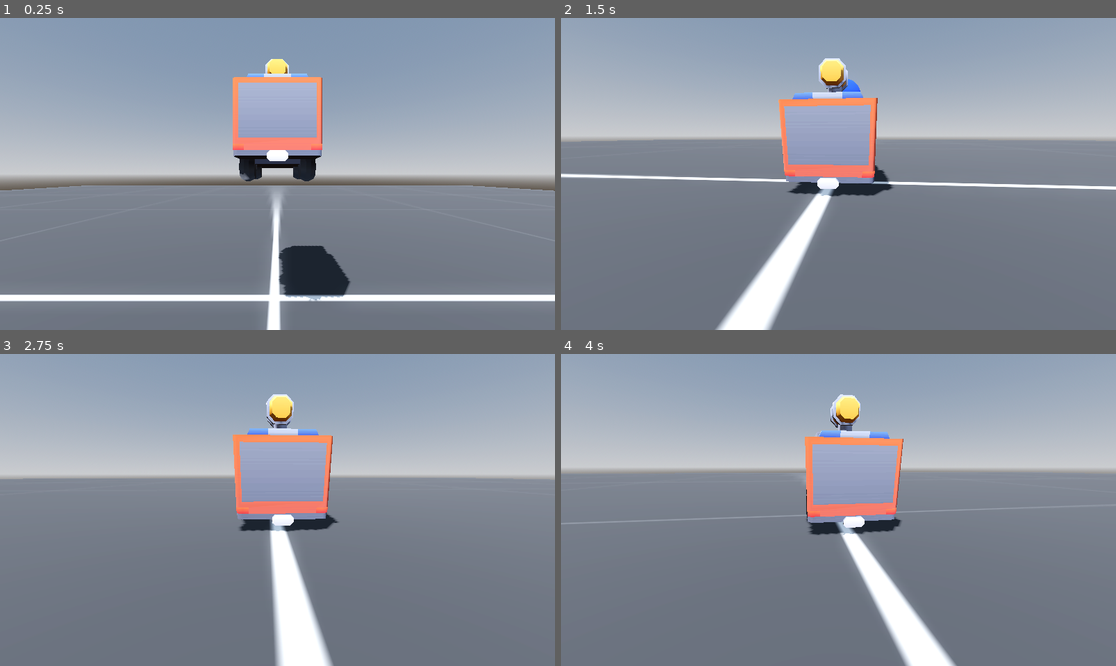
Above: before the commit, frames 1-4 (two rows, left to right).
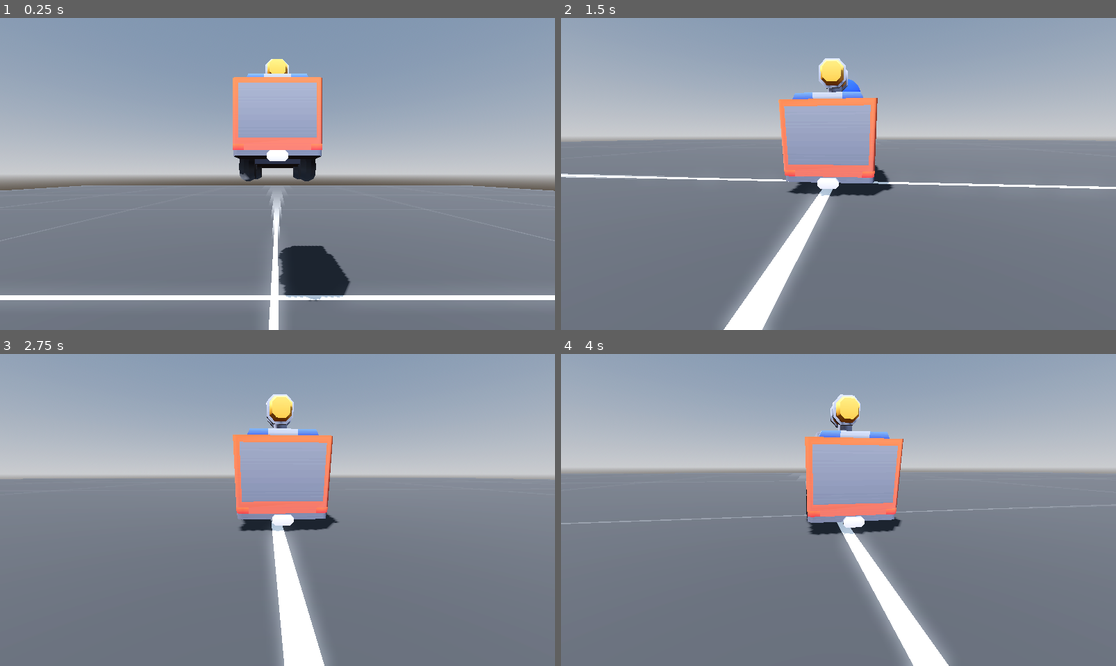
Above: after the commit, the same moments.

Repository: mpowell773/FireFighter
Game: Godot game, scene res://Scenes/main.tscn
Two runs of this game, one before a commit and one after it. Both use one fixed random seed, a clock stepped at 60 frames per second and the inputs below.
Inputs (mouse positions are in pixels of both pictures, inside the frame that each line leads up to):
- Up to frame 1 (0.25 s): no input
- Up to frame 2 (1.5 s): move the mouse to (866, 174) at 0.52 s; hold W (accelerate) from 0.53 s (still down); tap Space (shoot_cannon) at 0.6, 1.35 s; move the mouse to (810, 174) at 1.27 s
- Up to frame 3 (2.75 s): keep holding W (accelerate); move the mouse to (288, 503) at 2.02 s; tap Space (shoot_cannon) at 2.1 s
- Up to frame 4 (4 s): keep holding W (accelerate); move the mouse to (832, 516) at 2.77 s; tap Space (shoot_cannon) at 2.85, 3.6 s; tap Enter at 3.5 s; move the mouse to (877, 513) at 3.52 s

The runs differ from the first frame. In frame 1, 0.9% of the frame differs, in the area x 0-100%, y 59-100%; in frame 2, 1.1%, in the area x 0-100%, y 49-100%; in frame 3, 0.8%; in frame 4, 0.8%.

Commit message:
refactor of code to improve readability and follow better practices

Diff:
--- a/fire-fighter/Scenes/test_world.tscn
+++ b/fire-fighter/Scenes/test_world.tscn
@@ -17,6 +17,7 @@
 
 [sub_resource type="StandardMaterial3D" id="StandardMaterial3D_au00k"]
 albedo_texture = ExtResource("1_skmq4")
+texture_filter = 4
 
 [node name="TestWorld" type="Node3D"]
 
--- a/fire-fighter/Scenes/water_cannon.gd
+++ b/fire-fighter/Scenes/water_cannon.gd
@@ -16,10 +16,11 @@
 
 func _physics_process(_delta: float) -> void:
 	if Input.is_action_just_pressed("shoot_cannon"):
-		var water_drop = water_drop_scene.instantiate()
-		water_projectiles_manager.add_child(water_drop)
-		water_drop.position = cannon_exit.global_position
-		water_drop.apply_impulse(get_forward_direction() * impulse_strength)
+		if water_projectiles_manager:
+			var water_drop = water_drop_scene.instantiate() as RigidBody3D
+			water_projectiles_manager.add_child(water_drop)
+			water_drop.position = cannon_exit.global_position
+			water_drop.apply_impulse(get_forward_direction() * impulse_strength)
 
 
 func get_forward_direction() -> Vector3:
@@ -28,5 +29,5 @@
 
 func assign_water_project_manager() -> void:
 	water_projectiles_manager = get_tree().get_first_node_in_group("water_projectile")
-	if not water_projectiles_manager == null:
+	if is_instance_valid(water_projectiles_manager):
 		has_water_initialized = true
